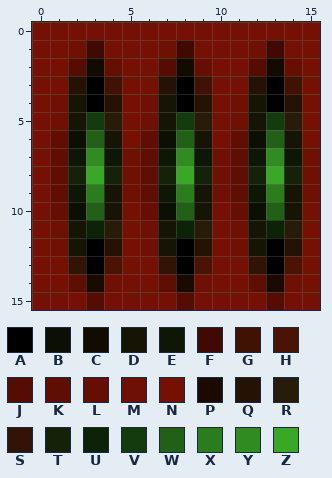
File history of a pixel-art sprite, factions/emprank8.png. The picture above was drawn from the file before the commit.
The file is 16x16 pixels. Colours within 5 levels of each other are drawn and written as one.
Palette (. is transparent): A #000000  B #0c1004  C #120b02  D #151405  E #0e1605  F #400902  G #401204  H #4b1304  J #550c03  K #5f0e03  L #650f03  M #6e1004  N #741104  P #1a0b02  Q #261204  R #261c07  S #311405  T #152108  U #0c2308  V #143b0e  W #216016  X #2a7c1d  Y #308c21  Z #3aa827
After the commit:
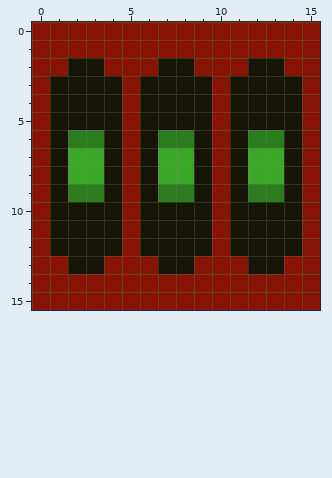
Difference:
Colour N changes from #741104 to #881405.
The edit turns colour A into colour D in rows 3 to 4 at x 3, 8 and 13; in rows 12 to 13 at x 3, 8 and 13.
The edit turns colour B into colour D in row 10 at x 2, 7 and 12.
The edit turns colour C into colour D in row 2 at x 3, 8 and 13.
The edit turns colour E into colour D in row 7 at x 4, 9 and 14.
The edit turns colour G into colour D in row 3 at x 4, 9 and 14.
The edit turns colour J into colour D in row 2 at x 2, 7 and 12.
The edit turns colour K into colour D in rows 6 to 9 at x 1, 6 and 11.
The edit turns colour L into colour D in row 10 at x 1, 6 and 11.
The edit turns colour M into colour D in rows 4 to 5 at x 1, 6 and 11; in rows 11 to 12 at x 1, 6 and 11.
The edit turns colour N into colour D in row 3 at x 1, 6 and 11.
The edit turns colour Q into colour D in row 3 at x 2, 7 and 12; in row 4 at x 4, 9 and 14; in row 12 at x 4, 9 and 14.
The edit turns colour R into colour D in row 5 at x 4, 9 and 14; in row 11 at x 4, 9 and 14.
The edit turns colour S into colour D in row 13 at x 2, 7 and 12.
The edit turns colour T into colour D in row 8 at x 4, 9 and 14.
The edit turns colour U into colour D in row 11 at x 3, 8 and 13.
The edit turns colour V into colour D in row 5 at x 3, 8 and 13.
The edit turns colour W into colour D in row 10 at x 3, 8 and 13.
The edit turns colour F into colour N in row 1 at x 3, 8 and 13.
The edit turns colour H into colour N in row 13 at x 4, 9 and 14.
The edit turns colour J into colour N in row 15 at x 3, 8 and 13.
The edit turns colour K into colour N in row 14 at x 2, 7 and 12.
The edit turns colour L into colour N in row 2 at x 4, 9 and 14.
The edit turns colour M into colour N in row 1 at x 2, 7 and 12; in rows 7 to 9 at x 5, 10 and 15; in row 14 at x 4, 9 and 14.
The edit turns colour P into colour N in row 14 at x 3, 8 and 13.
The edit turns colour B into colour X in row 6 at x 2, 7 and 12.
The edit turns colour E into colour X in row 9 at x 2, 7 and 12.
The edit turns colour W into colour X in row 6 at x 3, 8 and 13.
The edit turns colour E into colour Z in row 7 at x 2, 7 and 12.
The edit turns colour T into colour Z in row 8 at x 2, 7 and 12.
The edit turns colour Y into colour Z in row 7 at x 3, 8 and 13.
